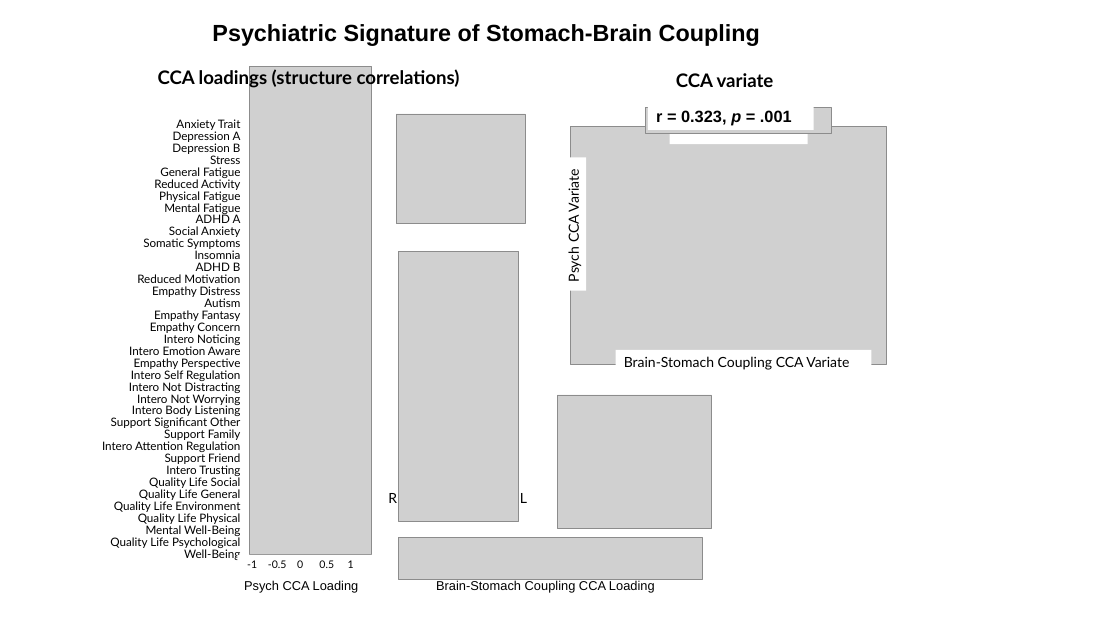
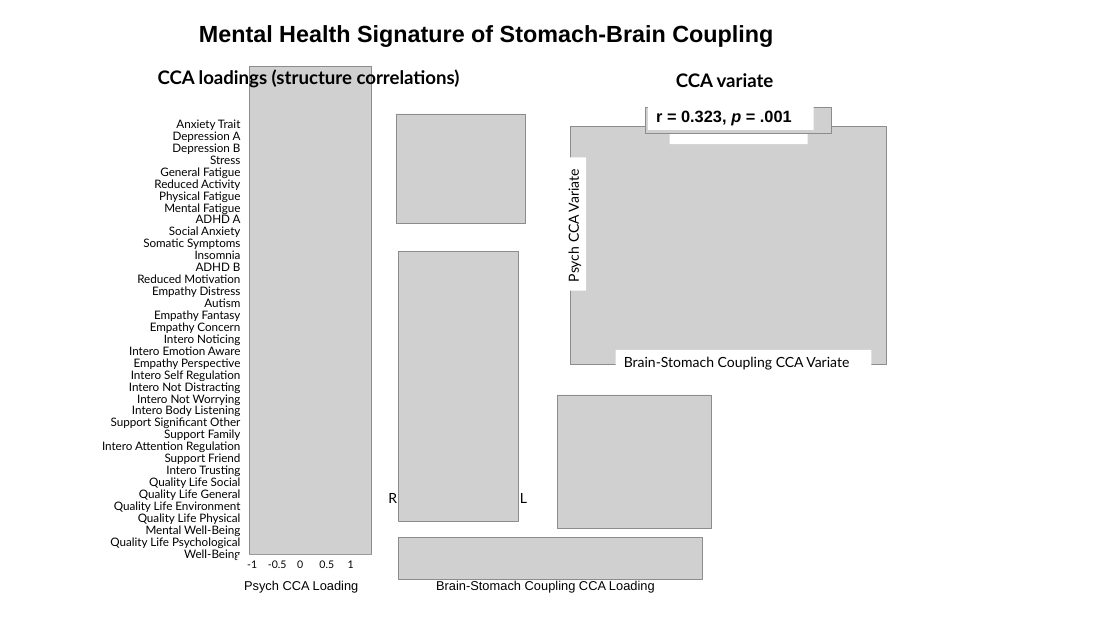
Before and after one commit to embodied-computation-group/StomachBrain-MentalHealth, a slide deck: slide 1 of figures/final_figs/Fig2/CCAmode.pptx. Drawn at 1120x630 pixels with LibreOffice and Linux fonts; fonts in the diff are those of the drawing; grey boxes stand for pictures. Boxes give left, top, right and bottom in pixels: in the first picture for what was removed or moved away, otherwise in the second. Text is boxed around its words. In the diff, an @@ line names an element or a change of style, - is before the commit and + after.

```diff
--- a/figures/final_figs/Fig2/CCAmode.pptx
+++ b/figures/final_figs/Fig2/CCAmode.pptx
@@ text at [199,25,773,47]: text changed @@
-Psychiatric Signature of Stomach-Brain Coupling
+Mental Health Signature of Stomach-Brain Coupling
```
Also in this commit, not shown: 3 other files.
